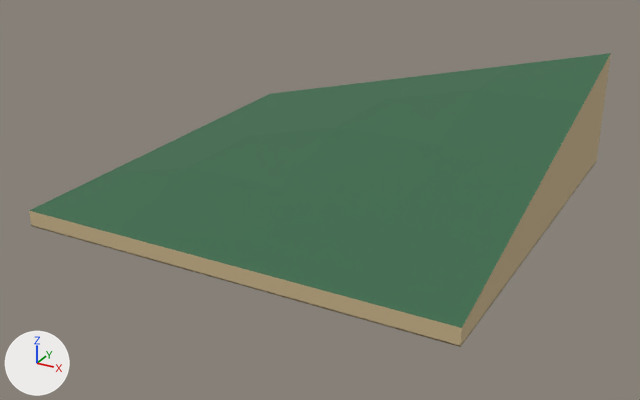
The glTF model assets3d/terrain/terrain_tile_slope_corner_out.glb as it was, and as the next commit left it.
The view is the same before and after, from a 50 mm camera at (7.29, -13.97, 6.71) aimed at (-0.06, -0.6, 0.03). The lights are fixed; the arrows at lower left show +X, +Y and +Z. The first picture is the older version. Vertices at exactly the same position are counted once.

The first picture shows 'terrain_tile_slope_corner_out'.
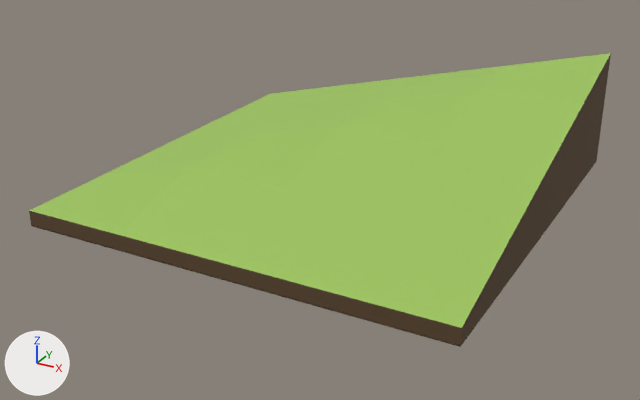
Diff of the bpy script that builds the scene:
```diff
--- a/assets3d/terrain/terrain_tile_slope_corner_out.glb.py
+++ b/assets3d/terrain/terrain_tile_slope_corner_out.glb.py
@@ mat_m_slope_top @@
+mat_m_slope_top = principled_material('M_slope_top')
+mat_m_slope_top.base_color = (0.339, 0.548, 0.114)  # green #9dc35f
+mat_m_slope_top.roughness = 0.9
@@ mat_m_slope_side @@
+mat_m_slope_side = principled_material('M_slope_side')
+mat_m_slope_side.base_color = (0.101, 0.0582, 0.0254)  # brown #59442c
+mat_m_slope_side.roughness = 0.9
@@ me_terrain_tile_slope_corner_out @@
 me_terrain_tile_slope_corner_out.from_pydata(...)  # 45 vertices, 76 faces; spans x -4.0..4.0, y -4.0..4.0, z 0.0..2.3
 # used by ob_terrain_tile_slope_corner_out; location = (0.0, 0.0, 0.0)
+# me_terrain_tile_slope_corner_out part 1: all 32 faces that had it switch from mat_m_leaf (dark green #3d6b4d) to mat_m_slope_top (green #9dc35f)
+# me_terrain_tile_slope_corner_out part 2: 32 of the faces centred in x -4.0..4.0, y -4.0..4.0, z 0.1..1.37 switch from mat_m_mud (beige #cab48b) to mat_m_slope_side (brown #59442c)
```

Where the change shows, as pixel boxes [x1, y1, x2, y2] in the pictures (640 x 400 px):
part 1 of me_terrain_tile_slope_corner_out, recoloured (dark green to green)
    both: [29, 53, 611, 328]
part 2 of me_terrain_tile_slope_corner_out, recoloured
    both: [29, 54, 611, 347]
